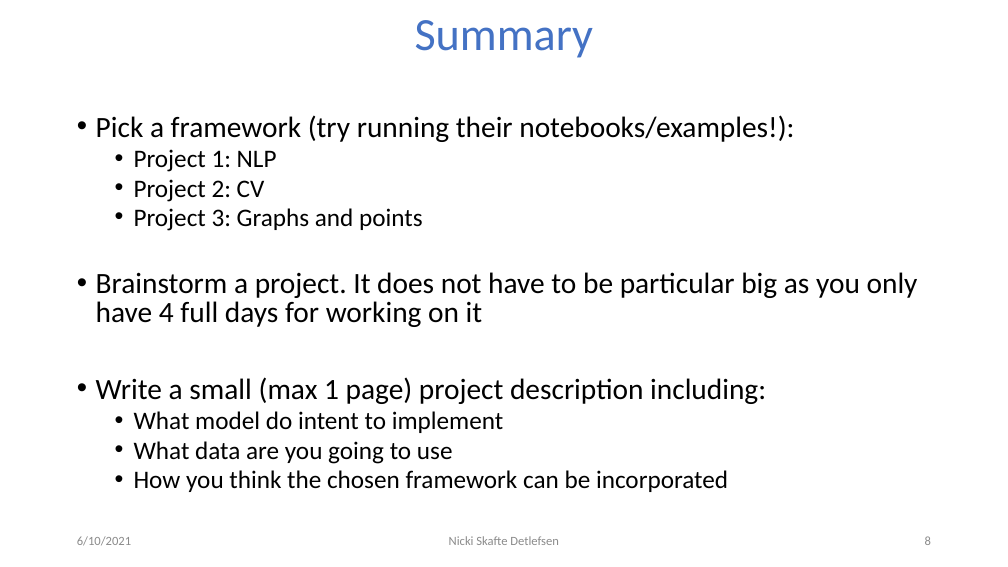
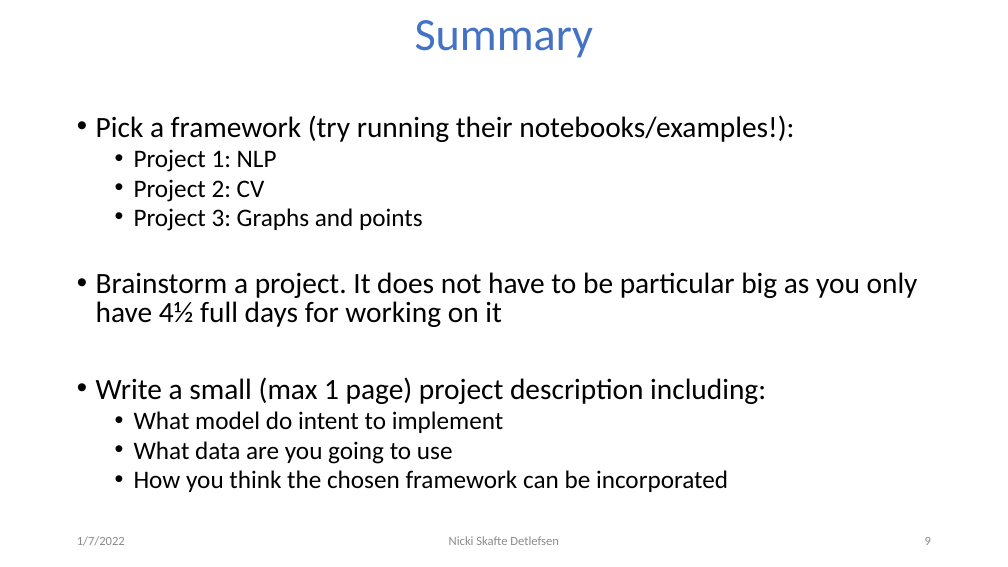
Before and after one commit to DeepEasterbunny/dtu_mlops, a slide deck: slide 9 of projects/The_pytorch_ecosystem.pptx (slide 8 before the commit). Drawn at 1008x567 pixels with LibreOffice and Linux fonts; fonts in the diff are those of the drawing; background and template pictures are left out. Boxes give left, top, right and bottom in pixels: in the first picture for what was removed or moved away, otherwise in the second. Text is boxed around its words. In the diff, an @@ line names an element or a change of style, - is before the commit and + after.

```diff
--- a/projects/The_pytorch_ecosystem.pptx
+++ b/projects/The_pytorch_ecosystem.pptx
@@ text at (x1=96, y1=272, x2=918, y2=327): text changed @@
-• Brainstorm a project. It does not have to be particular big as you only have 4 full days for working on it
+• Brainstorm a project. It does not have to be particular big as you only have 4½ full days for working on it
@@ text at (x1=77, y1=536, x2=125, y2=546): text changed @@
-6/10/2021
+1/7/2022
```
Also in this commit, not shown: 11 other slides changed, 1 slide added, 1 other file.
